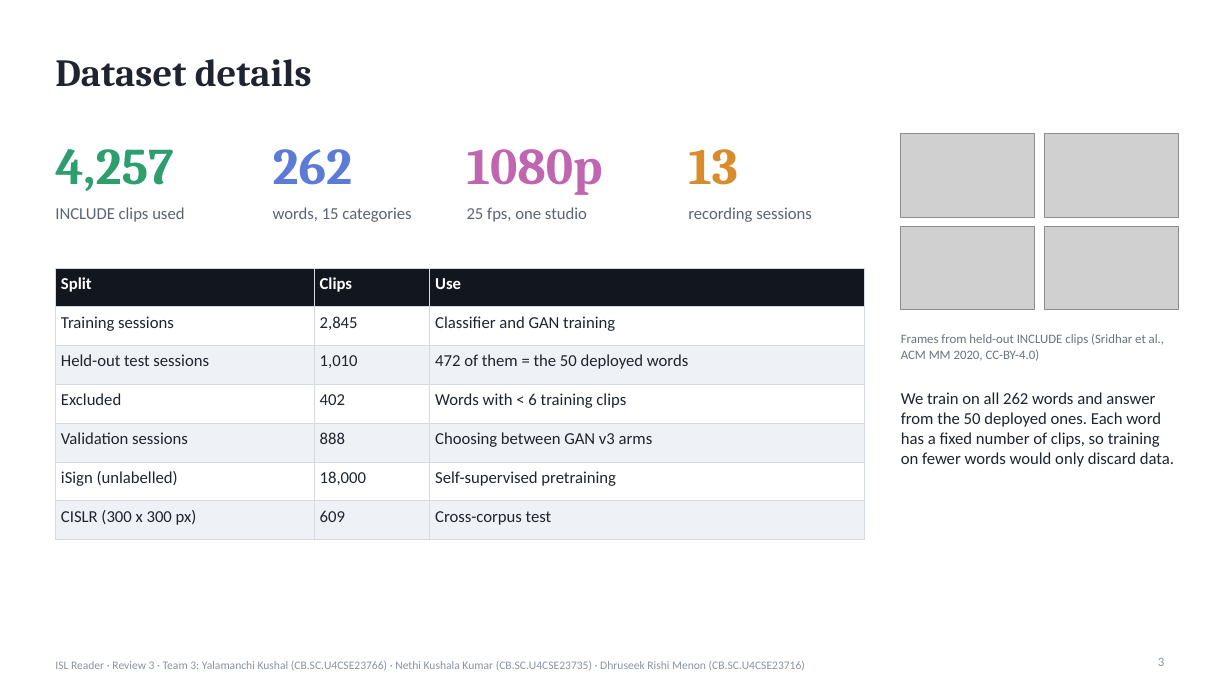
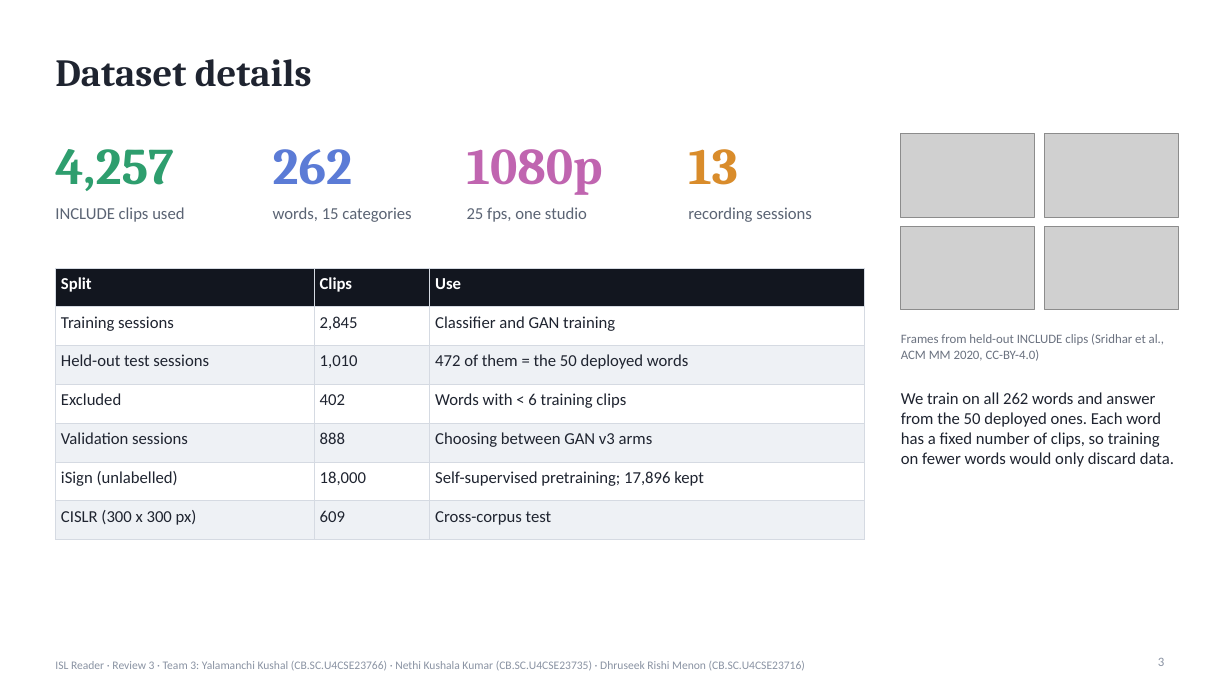
Before and after one commit to not-good-keeper/compact-vit-sign-language, a slide deck: slide 3 of report/review3/ISL_Reader_Review3.pptx. Drawn at 1232x693 pixels with LibreOffice and Linux fonts; fonts in the diff are those of the drawing; grey boxes stand for pictures. Boxes give left, top, right and bottom in pixels: in the first picture for what was removed or moved away, otherwise in the second. Text is boxed around its words. In the diff, an @@ line names an element or a change of style, - is before the commit and + after.

```diff
--- a/report/review3/ISL_Reader_Review3.pptx
+++ b/report/review3/ISL_Reader_Review3.pptx
@@ table at [55,268,864,529] @@
-row 6, column 3: Self-supervised pretraining
+row 6, column 3: Self-supervised pretraining; 17,896 kept
```
Also in this commit, not shown: 5 other slides changed, 28 other files.
